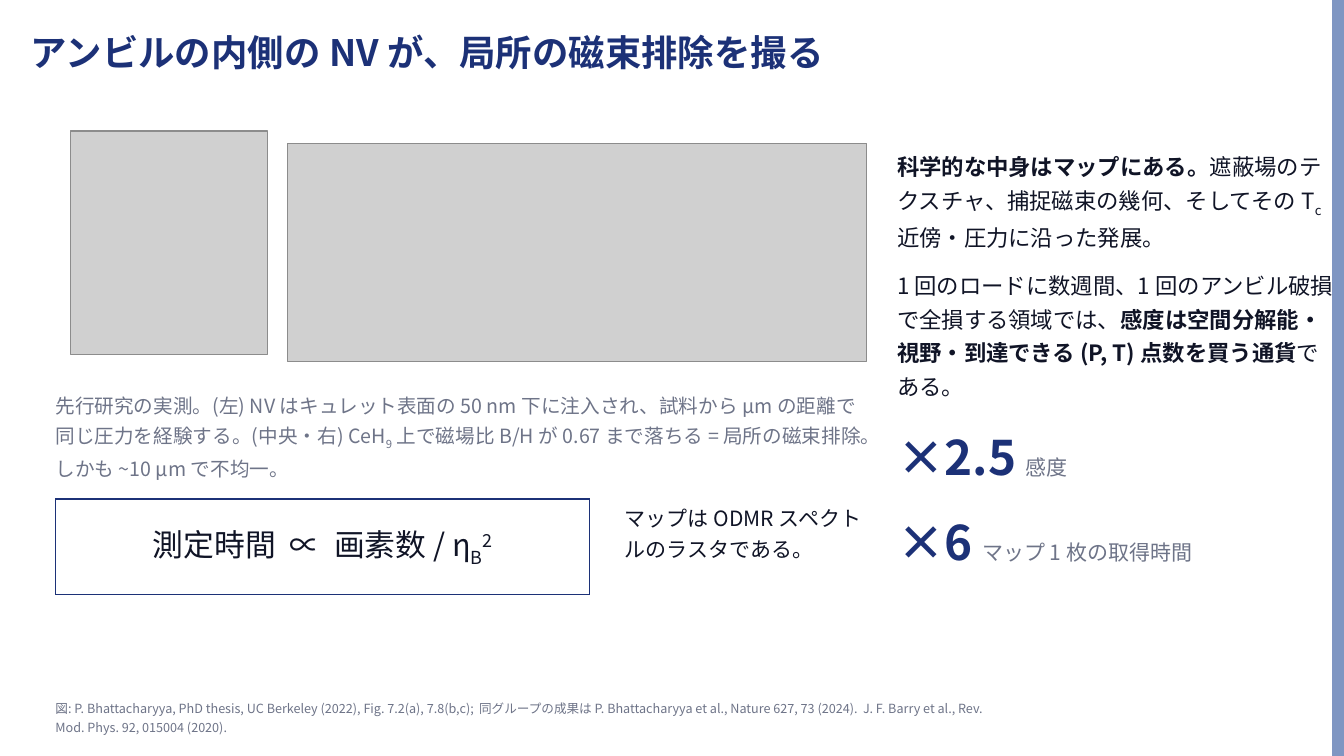
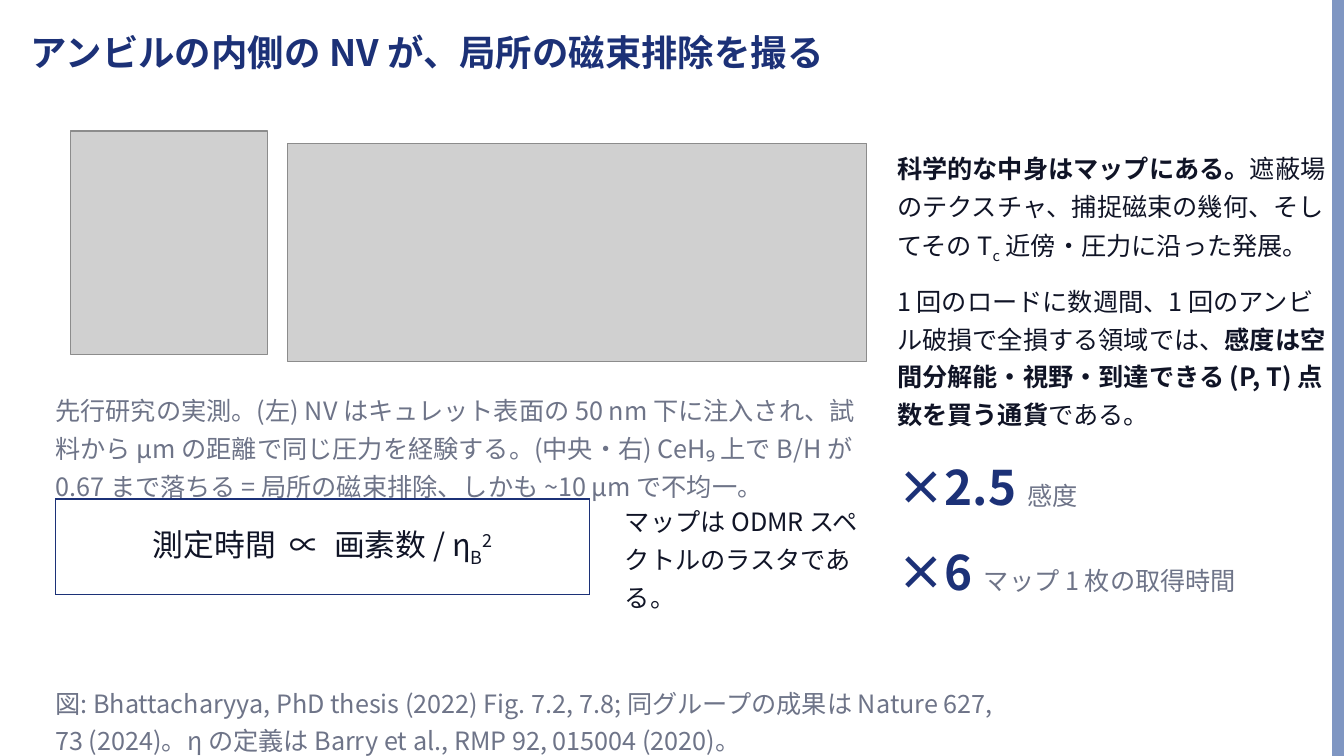
Before and after one commit to Risei412/ultra-high-pressure-ODMR, a slide deck: slide 3 of slides/odmr_473nm_talk.pptx. Drawn at 1344x756 pixels with LibreOffice and Linux fonts; fonts in the diff are those of the drawing; grey boxes stand for pictures; background and template pictures are left out. Boxes give left, top, right and bottom in pixels: in the first picture for what was removed or moved away, otherwise in the second. Text is boxed around its words. In the diff, an @@ line names an element or a change of style, - is before the commit and + after.

```diff
--- a/slides/odmr_473nm_talk.pptx
+++ b/slides/odmr_473nm_talk.pptx
@@ text "科学的な中身はマップにある。遮蔽場のテクスチャ、捕捉磁束の幾何、そしてその Tc 近傍・圧力に沿った発展。" at (x1=897, y1=156, x2=1325, y2=592): size 16 to 18 pt in "科学的な中身はマップにある。遮蔽場のテクスチャ、捕捉磁束の幾何、そしてその Tc 近傍・圧力に沿った発展。", "1 回のロードに数週間、1 回のアンビル破損で全損する領域では、感度は空間分解能・視野・到達できる (P, T) 点数を ..."; size 15 to 18 pt in "感度", "マップ 1 枚の取得時間" @@
@@ text at (x1=55, y1=399, x2=855, y2=502): text changed; size 14 to 18 pt @@
-先行研究の実測。(左) NV はキュレット表面の 50 nm 下に注入され、試料から µm の距離で同じ圧力を経験する。(中央・右) CeH9 上で磁場比 B/H が 0.67 まで落ちる = 局所の磁束排除。しかも ~10 µm で不均一。
+先行研究の実測。(左) NV はキュレット表面の 50 nm 下に注入され、試料から µm の距離で同じ圧力を経験する。(中央・右) CeH₉ 上で B/H が 0.67 まで落ちる = 局所の磁束排除、しかも ~10 µm で不均一。
@@ text "マップは ODMR スペクトルのラスタである。" at (x1=625, y1=510, x2=858, y2=609): size 15 to 18 pt @@
@@ text at (x1=55, y1=692, x2=993, y2=756): text changed; size 9 to 18 pt @@
-図: P. Bhattacharyya, PhD thesis, UC Berkeley (2022), Fig. 7.2(a), 7.8(b,c); 同グループの成果は P. Bhattacharyya et al., Nature 627, 73 (2024). J. F. Barry et al., Rev. Mod. Phys. 92, 015004 (2020).
+図: Bhattacharyya, PhD thesis (2022) Fig. 7.2, 7.8; 同グループの成果は Nature 627, 73 (2024)。η の定義は Barry et al., RMP 92, 015004 (2020)。
```
Also in this commit, not shown: 8 other slides changed, 8 other files.
